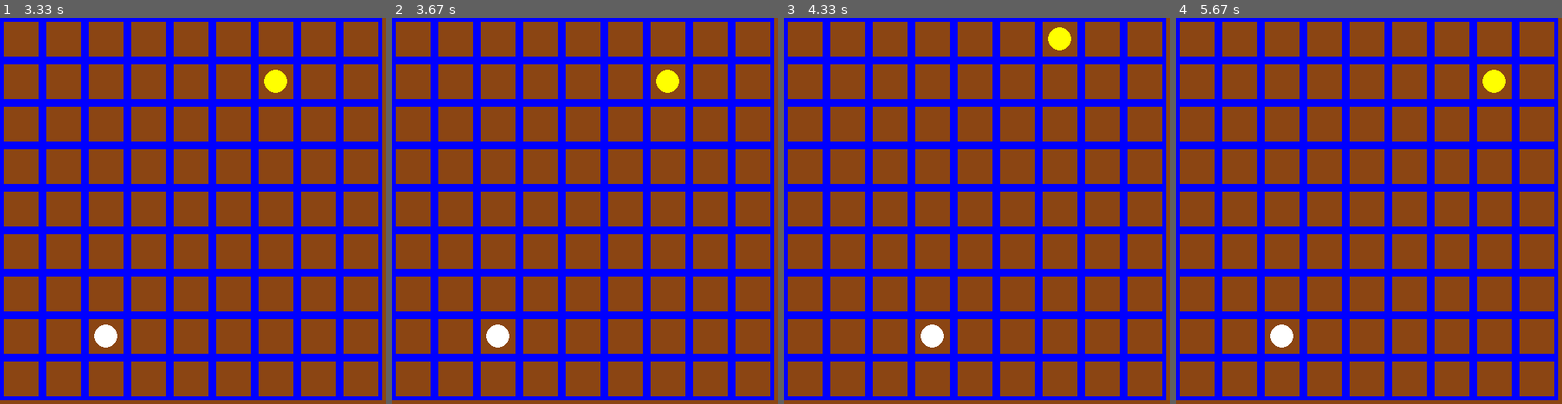
Above: before the commit, frames 1-4 (left to right).
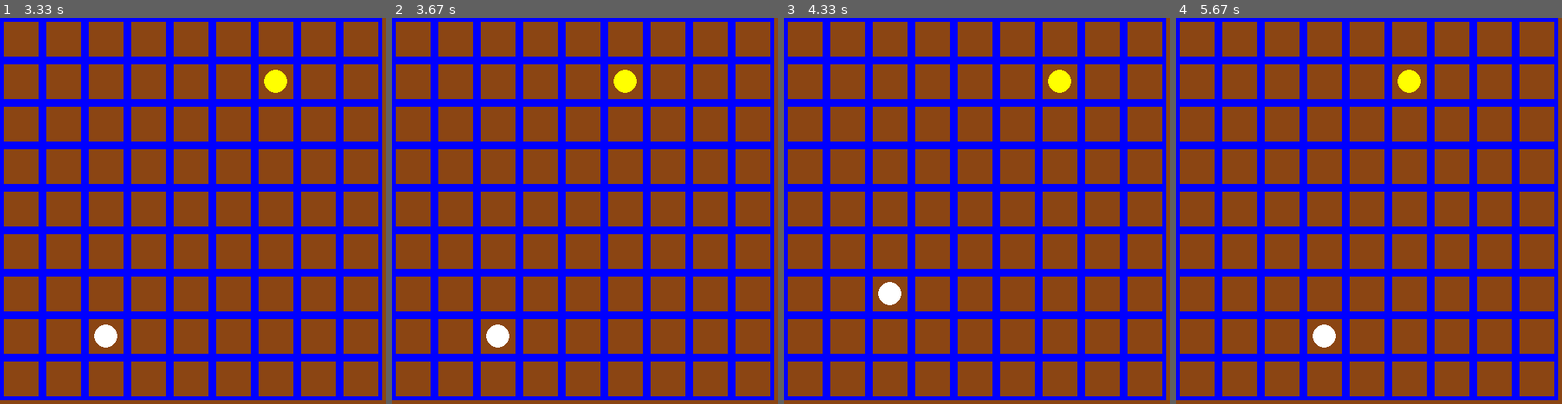
Above: after the commit, the same moments.

Repository: BP-project-team/WallWizard
Game: pygame game, started from Wallwizard.py
Same seed, same stepped clock (60 frames per second), same inputs: the game is played once before the commit and once after it.
Inputs (mouse positions are in pixels of both pictures, inside the frame that each line leads up to):
- Up to frame 1 (3.33 s): hold D 0.33-0.8 s; click (177, 226) at 0.88 s; hold W 1.17-1.47 s; move the mouse to (316, 199) at 1.2 s; hold D 1.5-1.97 s; hold A 2-2.53 s; hold S 2.57-2.87 s; hold A 2.9-3.3 s
- Up to frame 2 (3.67 s): click (642, 75) at 3.38 s
- Up to frame 3 (4.33 s): hold W 3.67-4.03 s; hold D from 4.07 s (still down)
- Up to frame 4 (5.67 s): release D at 4.7 s; hold S 4.73-5.1 s; hold A 5.13-5.6 s; hold D from 5.63 s (still down)

Frame 1 is identical in both runs. In frame 2, 0.6% of the frame differs, in the area x 57-75%, y 13-20%; in frame 3, 1.1%, in the area x 24-75%, y 2-86%; in frame 4, 1.1%.

Commit message:
Reducing the length of the walls and fixing the issue of drawing walls correctly.

Diff:
--- a/Wallwizard.py
+++ b/Wallwizard.py
@@ -1,25 +1,48 @@
 import pygame
 import sys
-
+from pygame.locals import (
+    K_w, K_d, K_a, K_s, K_ESCAPE, KEYDOWN, QUIT, MOUSEBUTTONDOWN
+)
 class Player(pygame.sprite.Sprite):
     def __init__(self, color, position):
         super(Player, self).__init__()
         self.color = color
         self.radius = 15
         self.position = position
-        self.rect = pygame.Rect(position[0] * cell_size, position[1] * cell_size, self.radius * 2, self.radius * 2)
+    def move(self, new_x, new_y):
+        if (0 <= new_x < columns and 0 <= new_y < rows) and (
+            (abs(new_x-self.position[0]) == 1 and abs(new_y-self.position[1]) == 0) or
+            (abs(new_y-self.position[1]) == 1 and abs(new_x-self.position[0]) == 0)):
+            for denied in wall_denied:
+                    x_wall,y_wall,oriation=denied
+                    # if (((self.position[0]* cell_size + cell_size // 2)+(new_x* cell_size + cell_size // 2)/2==x_wall) or
+                    # (self.position[1]+(new_y* cell_size + cell_size // 2)/2 == y_wall)):
+                    #     return False
+                    if oriation=="V":
+                        if (origin_y<self.position[1]*cell_size+cell_size//2) and (origin_y + cell_size*2>self.position[1]*cell_size+cell_size//2):
+                            if (self.position[0]*cell_size+cell_size//2<origin_x and new_x* cell_size + cell_size // 2>=origin_x):
+                                return False
+                            if (self.position[0]*cell_size+cell_size//2>origin_x and new_x* cell_size + cell_size // 2<=origin_x):
+                                return False
 
-    def move(self, dx, dy):
-        new_x = self.position[0] + dx
-        new_y = self.position[1] + dy
-        if 0 <= new_x < columns and 0 <= new_y < rows:
+                    elif oriation=="H":
+                        if (origin_x<self.position[0]*cell_size+cell_size//2) and (origin_x + cell_size*2>self.position[0]*cell_size+cell_size//2):
+                            if (self.position[1]*cell_size+cell_size//2<=origin_y and new_y* cell_size + cell_size // 2>=origin_y):
+                                return False
+                            if (self.position[1]*cell_size+cell_size//2>=origin_y and new_y* cell_size + cell_size // 2<=origin_y):
+                                return False
+            if players[0].position == players[1].position:
+                if players[0].position[0] == players[1].position[0]:
+                    players[turn].move(new_x, new_y + 1)
+                if players[0].position[1] == players[1].position[1]:
+                    players[turn].move(new_x + 1, new_y)
             self.position = (new_x, new_y)
-
+            return True
+        return False
     def draw(self, surface):
         x = self.position[0] * cell_size + cell_size // 2
         y = self.position[1] * cell_size + cell_size // 2
         pygame.draw.circle(surface, self.color, (x, y), self.radius)
-
 pygame.init()
 screen_width = 500
 screen_height = 500
@@ -27,49 +50,117 @@
 pygame.display.set_caption("WallWizard")
 rows, columns = 9, 9
 cell_size = screen_width // columns
-
 BROWN = (139, 69, 19)
 BLUE = (0, 0, 255)
 WHITE = (255, 255, 255)
 YELLOW = (255, 255, 0)
-
 turn = 0
-
 players = [
     Player(YELLOW, (4, 0)),
     Player(WHITE, (4, 8))
 ]
+walls = []
+centercells = []
+
+wall_denied=[]
+def is_valid_move(player,  new_pos):
+
+    x, y = players[player].position
+    new_x, new_y = new_pos
+
+    if not (0 <= new_x < 9 and 0 <= new_y < 9):
+        return False
+
+
+    if not ((abs(new_x - x) == 1 and abs(new_y - y) == 0) or
+            (abs(new_y - y) == 1 and abs(new_x - x) == 0)):
+        return False
+
+    if new_x  == x+1 and new_y==y :
+      if ((y ,x),( y-1, x)) in walls or ((y-1,x),(y, x)) in walls:
+        return False
+      elif ((y-1 ,x),(y-2 , x))  in walls or ((y-2 ,x),(y-1 ,x)) in walls :
+        return False
+    return True
+def wall(orientation, wall_start, wall_end,centercell):
+    if (wall_start, wall_end) in walls or (wall_end, wall_start) in walls:
+        return False
+    if centercell in centercells:
+        return False
+    centercells.append(centercell)
+    walls.append((wall_start, wall_end))
 
 running = True
 while running:
     screen.fill(BROWN)
-
     for row in range(rows):
         for column in range(columns):
-            pygame.draw.rect(screen, BLUE, [column * cell_size, row * cell_size, cell_size, cell_size], 5)
+            pygame.draw.rect(
+                screen, BLUE, [column * cell_size, row * cell_size, cell_size, cell_size], 5)
+    for wall_start, wall_end in walls:
+        if wall_start[0] == wall_end[0]:
+            origin_x = wall_start[1] * cell_size
+            origin_y = wall_start[0] * cell_size
+            wall_denied.append( (origin_x , origin_y + cell_size // 2,"H"))
+            pygame.draw.line(screen, WHITE, (origin_x + 5 , origin_y),
+                             (origin_x + cell_size*2 - 5, origin_y ), 5)
+        elif wall_start[1] == wall_end[1]:
+            origin_x = wall_start[1] * cell_size
+            origin_y = wall_start[0] * cell_size
+            wall_denied.append((origin_x + cell_size // 2, origin_y,"V"))
+            pygame.draw.line(screen, WHITE, (origin_x, origin_y + 5),
+                             (origin_x, origin_y + 2*cell_size - 5), 5)
 
     for player in players:
         player.draw(screen)
-
     pygame.display.flip()
-
     for event in pygame.event.get():
         if event.type == pygame.QUIT:
             running = False
-        elif event.type == pygame.KEYDOWN:
-            dx, dy = 0, 0
+        if event.type == pygame.MOUSEBUTTONDOWN:
+            x_mouse, y_mouse = pygame.mouse.get_pos()
+            if y_mouse % cell_size < 5:
+                cell_y = y_mouse // cell_size
+                cell_x = x_mouse // cell_size
+                wall_type = "H"
+                wall_start = (cell_y, cell_x)
+                wall_end = (cell_y, cell_x+1)
+                centercell = (cell_y, cell_x+ 1)
+                if not wall("H", wall_start, wall_end, centercell):
+                    print('n')
+                wall("H", wall_start, wall_end, centercell)
+            if x_mouse % cell_size < 5:
+                cell_y = y_mouse // cell_size
+                cell_x = x_mouse // cell_size
+                wall_type = "V"
+                wall_start = (cell_y, cell_x)
+                wall_end = (cell_y+1, cell_x)
+
+                centercell = (cell_y + 1, cell_x)
+                if not wall("V", wall_start, wall_end,centercell):
+                    print('n')
+                wall("V", wall_start, wall_end,centercell)
+            y = y_mouse // cell_size
+            x = x_mouse // cell_size
+            if players[turn].move(x, y):
+                turn = 1 - turn
+        if event.type == pygame.KEYDOWN:
+            x, y = players[turn].position
             if event.key == pygame.K_w:
-                dy = -1
-            elif event.key == pygame.K_s:
-                dy = 1
-            elif event.key == pygame.K_a:
-                dx = -1
-            elif event.key == pygame.K_d:
-                dx = 1
-
-            if dx != 0 or dy != 0:
-                players[turn].move(dx, dy)
-                turn = 1 - turn
+                if players[turn].move(x, y - 1):
+                    turn = 1 - turn
+            if event.key == pygame.K_s:
+                if players[turn].move(x, y + 1):
+                    turn = 1 - turn
+            if event.key == pygame.K_a:
+                if players[turn].move(x - 1, y):
+                    turn = 1 - turn
+            if event.key == pygame.K_d:
+                if players[turn].move(x + 1, y):
+                    turn = 1 - turn
+                #if new_pos == (players[1-turn].position[0] , players[1-turn].position[1] ):
+                #   jump(turn , new_pos )
+                #   turn=1-turn
 
 pygame.quit()
 sys.exit()
